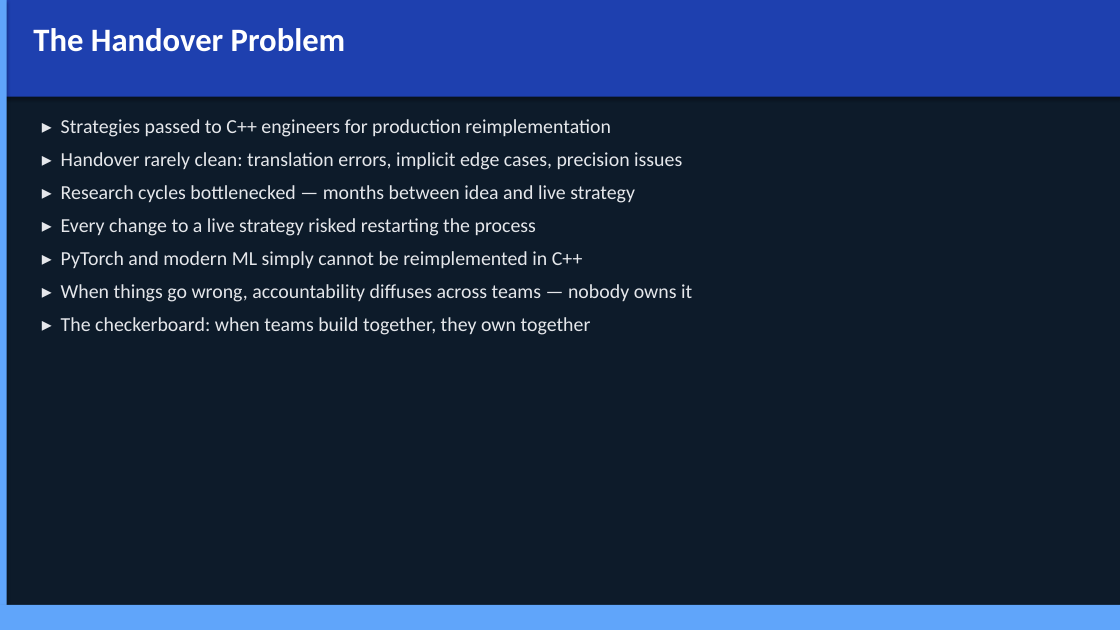
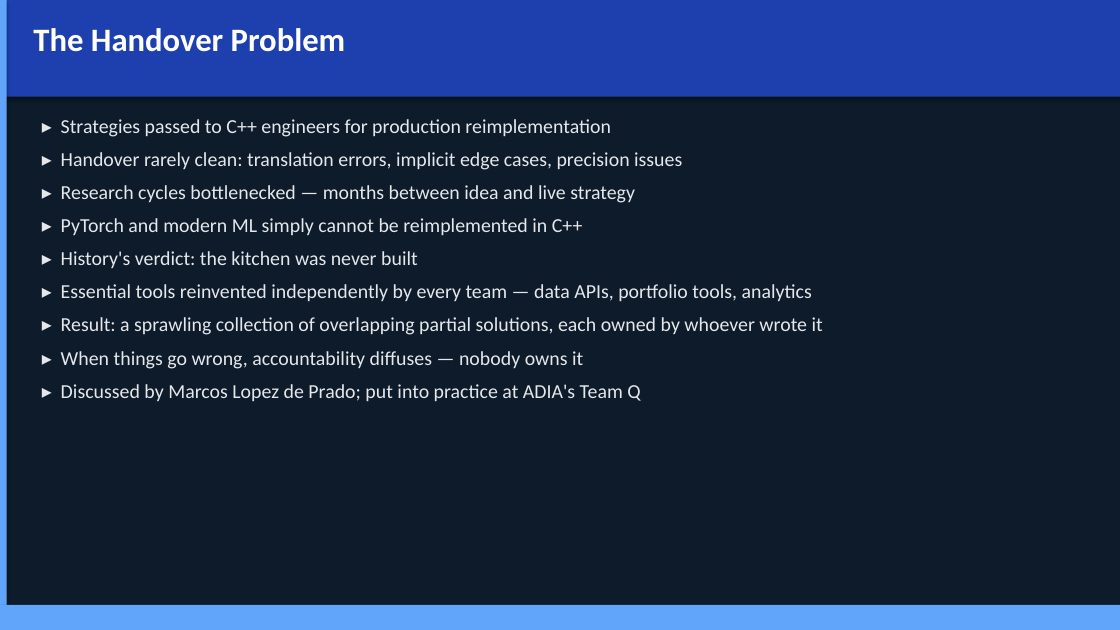
Before and after one commit to Jebel-Quant/platform, a slide deck: slide 5 of vision.pptx. Drawn at 1120x630 pixels with LibreOffice and Linux fonts; fonts in the diff are those of the drawing. Boxes give left, top, right and bottom in pixels: in the first picture for what was removed or moved away, otherwise in the second. Text is boxed around its words. In the diff, an @@ line names an element or a change of style, - is before the commit and + after.

```diff
--- a/vision.pptx
+++ b/vision.pptx
@@ text at bbox=[61, 218, 536, 236]: paragraph removed @@
-▸ Every change to a live strategy risked restarting the process
@@ text at bbox=[61, 251, 823, 401]: text changed @@
-▸ When things go wrong, accountability diffuses across teams — nobody owns it
-▸ The checkerboard: when teams build together, they own together
+▸ History's verdict: the kitchen was never built
+▸ Essential tools reinvented independently by every team — data APIs, portfolio tools, analytics
+▸ Result: a sprawling collection of overlapping partial solutions, each owned by whoever wrote it
+▸ When things go wrong, accountability diffuses — nobody owns it
+▸ Discussed by Marcos Lopez de Prado; put into practice at ADIA's Team Q
```
Also in this commit, not shown: 1 other slide changed, 1 other file.
